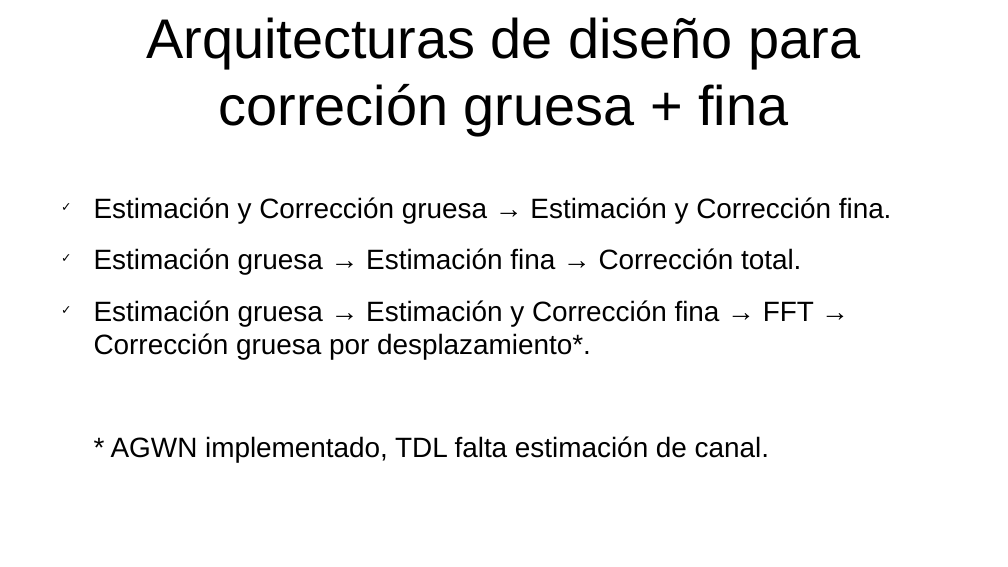
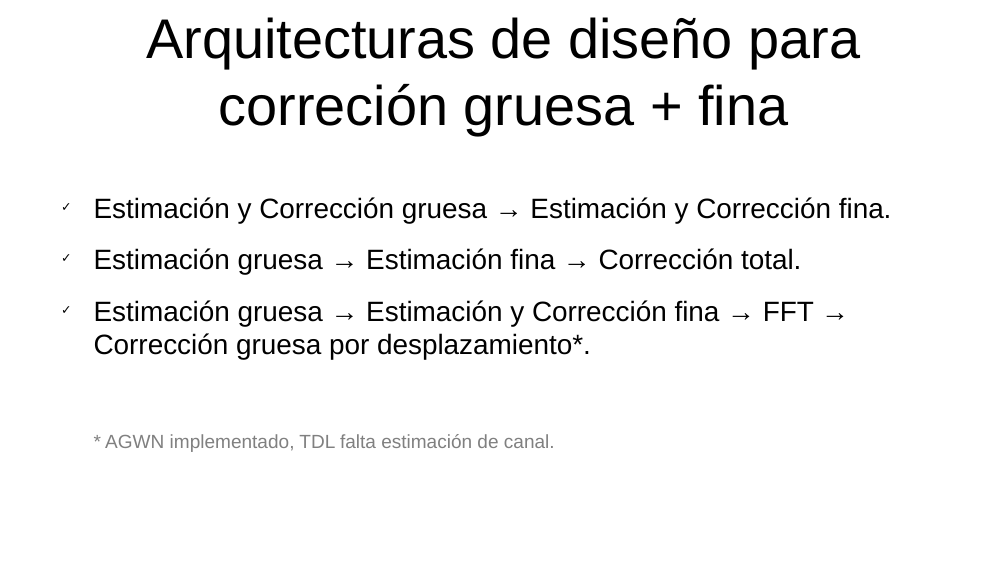
Before and after one commit to Th3Cr4ck/Wifi-OFDM-sync, a slide deck: slide 2 of Avances/Estimacion CFO.odp. Drawn at 1008x567 pixels with LibreOffice and Linux fonts; fonts in the diff are those of the drawing. Boxes give left, top, right and bottom in pixels: in the first picture for what was removed or moved away, otherwise in the second. Text is boxed around its words. In the diff, an @@ line names an element or a change of style, - is before the commit and + after.

```diff
--- a/Avances/Estimacion CFO.odp
+++ b/Avances/Estimacion CFO.odp
@@ text at [105, 434, 555, 452]: size 22 to 15 pt, text colour #000000 to #808080 in "* AGWN implementado, TDL falta estimación de ..." @@
```
Also in this commit, not shown: 5 other slides changed, 2 slides added, 11 other files.
